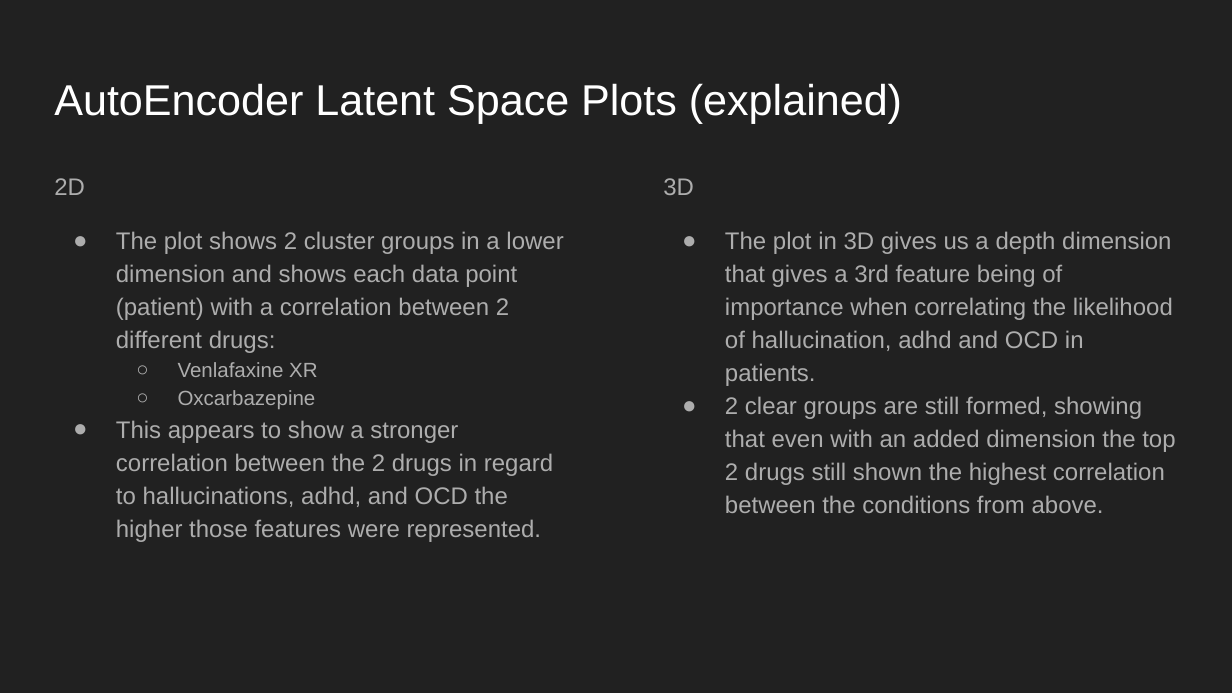
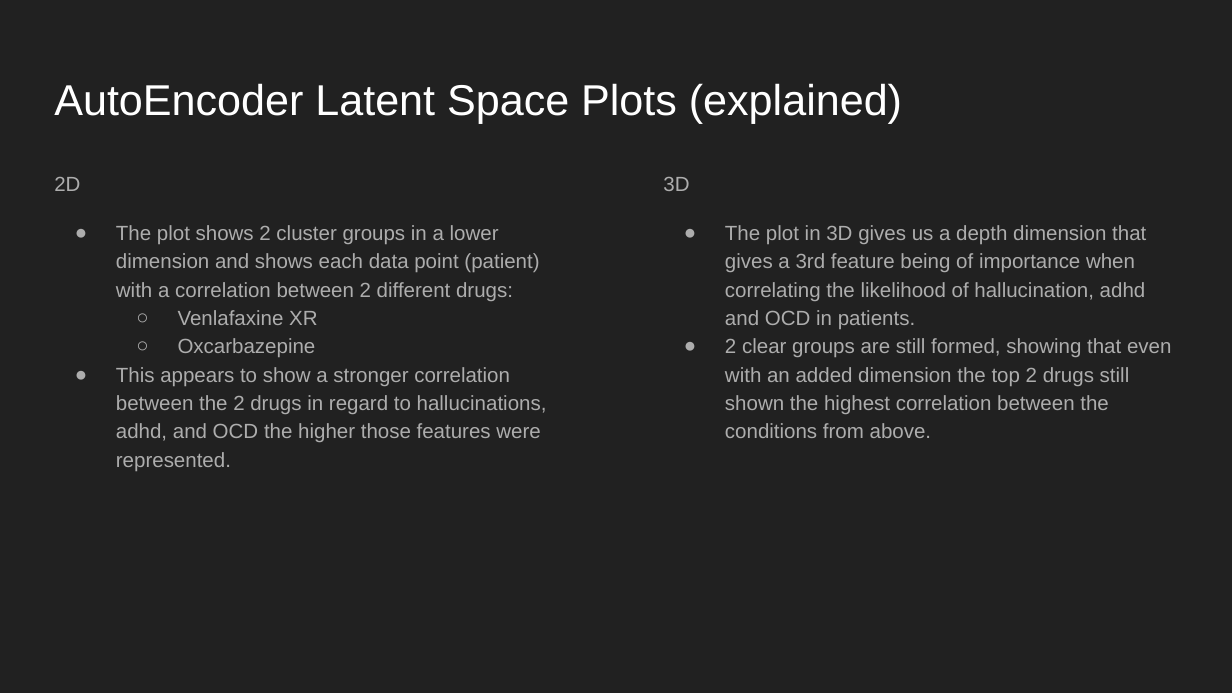
Before and after one commit to CountDer3k/Homework-AIH-2025, a slide deck: slide 22 of HW4 (Self Learning)/Self-Learning Tutorial.pptx. Drawn at 1232x693 pixels with LibreOffice and Linux fonts; fonts in the diff are those of the drawing. Boxes give left, top, right and bottom in pixels: in the first picture for what was removed or moved away, otherwise in the second. Text is boxed around its words. In the diff, an @@ line names an element or a change of style, - is before the commit and + after.

```diff
--- a/HW4 (Self Learning)/Self-Learning Tutorial.pptx
+++ b/HW4 (Self Learning)/Self-Learning Tutorial.pptx
@@ text at [54, 177, 547, 471]: size 14 to 12 pt; indent changed @@
@@ text "3D" at [663, 177, 1171, 438]: size 14 to 12 pt; indent changed @@
```
Also in this commit, not shown: 12 other slides changed.
